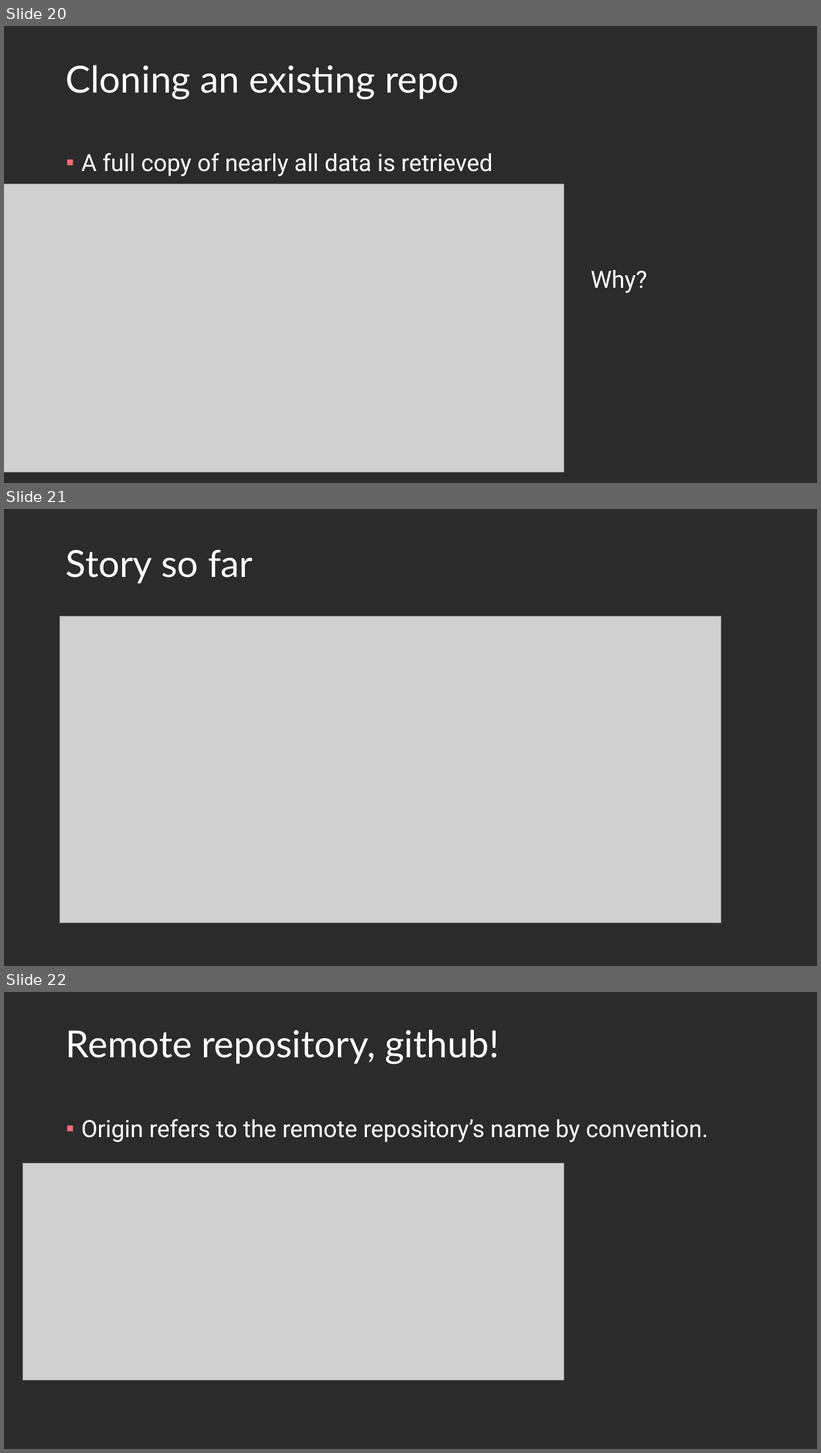
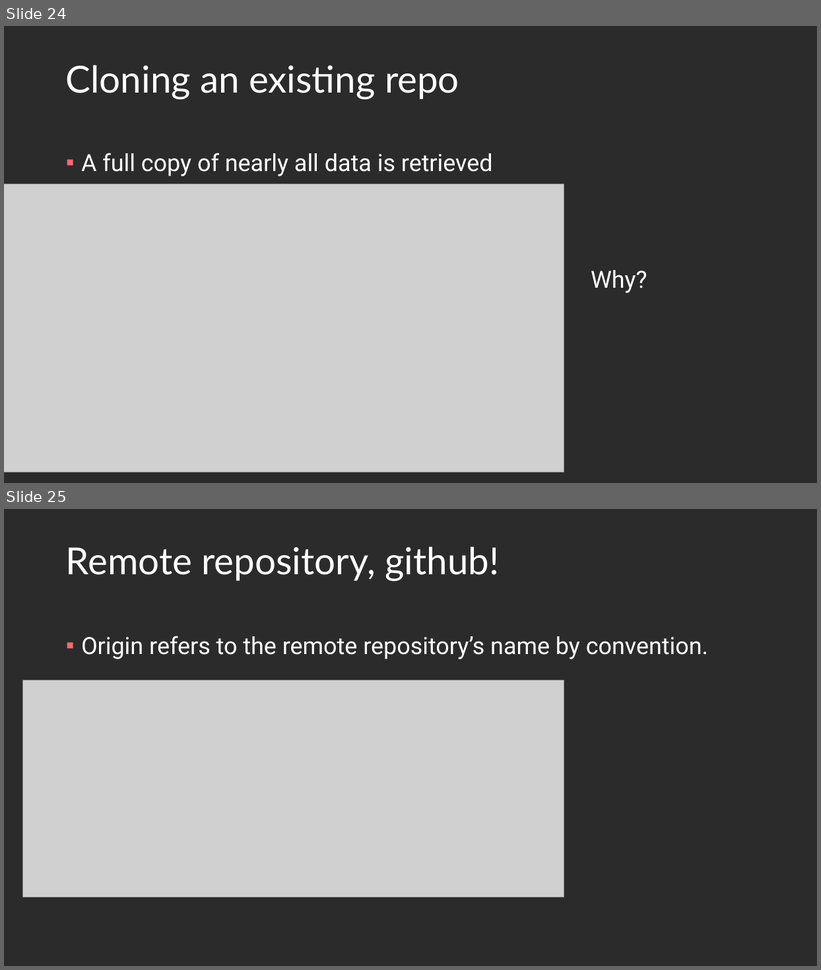
Before and after one commit to Light2Dark/git_tutorial, a slide deck: Git and Github.pptx. Shown one above the other, each under a label of ours: slides 20, 21 and 22 before the commit, slides 24 and 25 after it. The pictures are 821x1453 and 821x970 pixels, drawn with LibreOffice and Linux fonts; fonts in the diff are those of the drawing; grey boxes stand for pictures; background and template pictures are left out; a plain dark background stands for a picture behind light text. Boxes give left, top, right and bottom in pixels: in the first picture for what was removed or moved away, otherwise in the second. Text is boxed around its words. In the diff, an @@ line names an element or a change of style, - is before the commit and + after.

```diff
--- a/Git and Github.pptx
+++ b/Git and Github.pptx
@@ slide 21 removed at bbox=[4, 509, 817, 966], background picture (left out) @@
@@ title removed at bbox=[66, 550, 253, 584] @@
-Story so far
@@ picture removed at bbox=[60, 617, 721, 923] @@
@@ what was slide 20 is now slide 24 @@
@@ what was slide 22 is now slide 25 @@
```
Also in this commit, not shown: 14 slides changed, 4 slides added, 2 other slides removed.
